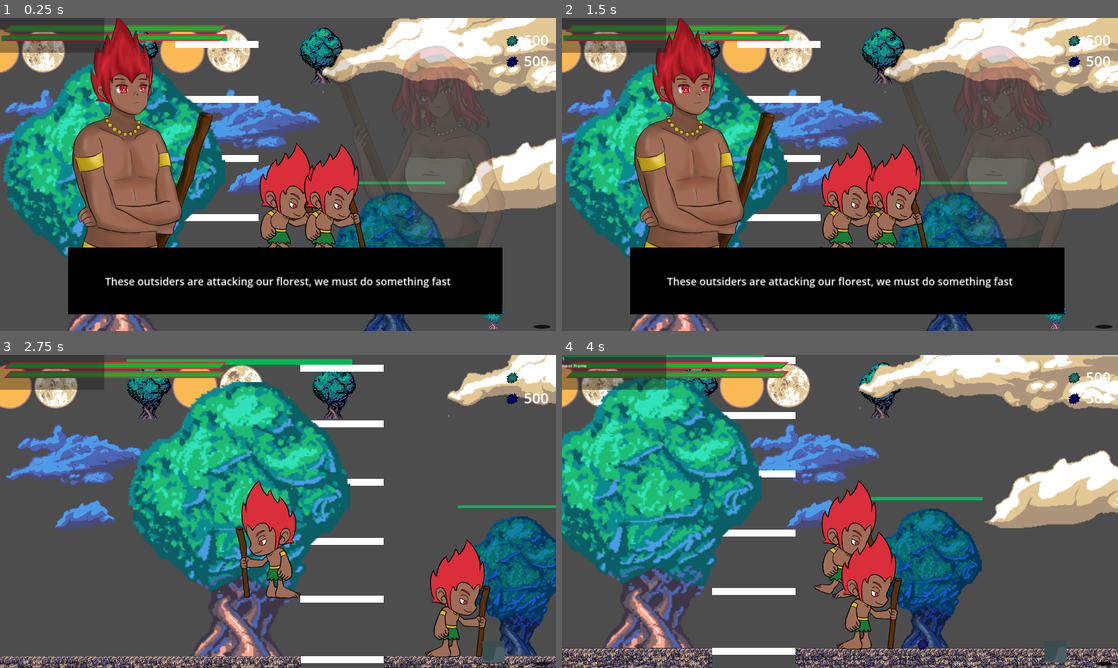
Above: before the commit, frames 1-4 (two rows, left to right).
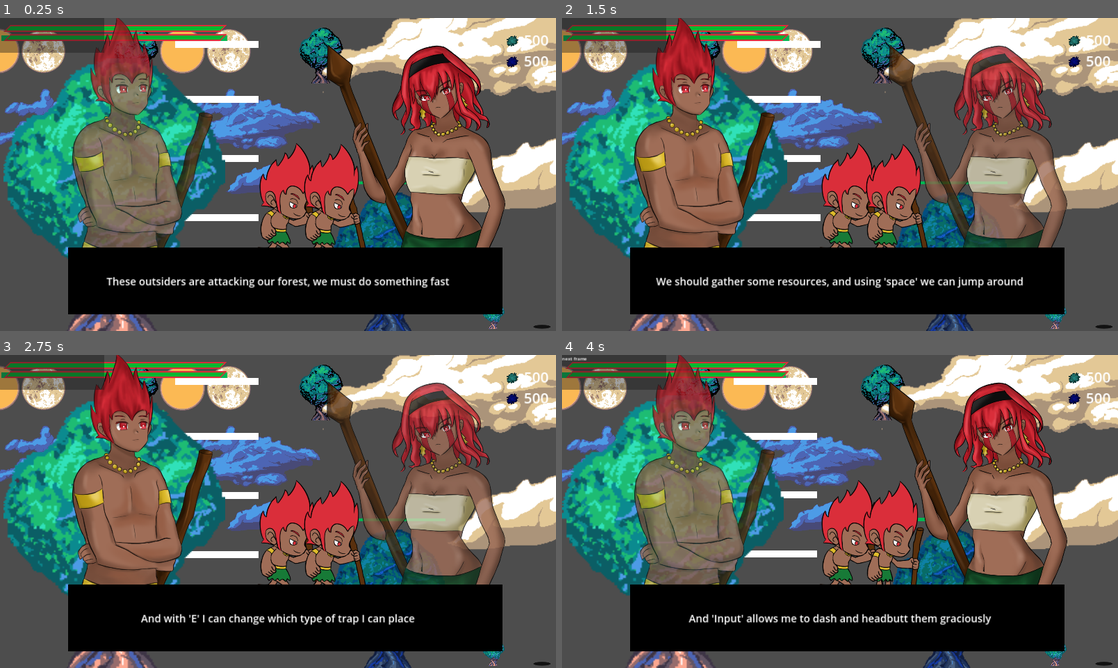
Above: after the commit, the same moments.

Repository: Ikkisoad/Amazon-Guardians
Game: Godot game, scene res://scenes/main.tscn
The game is run twice, just before and just after one commit, with the same random seed, the same clock (stepped at 60 frames per second) and the same inputs. The engine's default icon, where the game draws it, is replaced by a stand-in: a white triangle on a blue panel in a dark square.
Inputs:
- Up to frame 1 (0.25 s): no input
- Up to frame 2 (1.5 s): tap Enter at 0.5 s; hold Space (jump) 0.53-1.28 s; hold D (right) from 0.53 s (still down); tap X (trap) at 0.6 s; tap Escape (reset) at 1.25 s; tap Space (jump) at 1.35 s
- Up to frame 3 (2.75 s): tap Space (jump) at 1.52, 1.82 s; tap X (trap) at 1.55 s; release D (right) at 2.03 s; hold A (left) from 2.03 s (still down); hold Space (jump) from 2.03 s (still down); tap Q (changeSelectedResource) at 2.1 s
- Up to frame 4 (4 s): release A (left) at 2.78 s; release Space (jump) at 2.78 s; hold D (right) from 2.78 s (still down); tap E (changeSelectedTrap) at 2.85 s; tap Space (jump) at 3.02, 3.32 s; tap X (trap) at 3.05 s; hold Space (jump) from 3.53 s (still down); tap N (frameAdvance) at 3.6 s

The runs differ from the first frame. In frame 1, 18% of the frame differs, in the area x 13-91%, y 2-87%; in frame 2, 11%; in frame 3, 79%, in the area x 0-100%, y 0-100%; in frame 4, 68%.

Commit message:
Tutorial

Diff:
--- a/scenes/system/tutorial.gd
+++ b/scenes/system/tutorial.gd
@@ -2,15 +2,55 @@
 @onready var spr_caipora = $CanvasLayer/Control/sprCaipora
 @onready var spr_curupira = $CanvasLayer/Control/sprCurupira
 @onready var tmr_test = $tmrTest
+@onready var label = $CanvasLayer/Control/MC/Label
+
+var step = 0
 
 func _ready():
-	print(spr_caipora.modulate)
-	spr_caipora.modulate = Color(1,1,1,0.2)
+	modulateProfile(spr_curupira, 0.8)
 	get_tree().paused = true
-	tmr_test.start(2)
-
-
+	#tmr_test.start(2)
 
 func _on_tmr_test_timeout():
 	get_tree().paused = false
 	queue_free()
+
+func _input(event):
+	if event.is_action_pressed("jump"):
+		step += 1
+		updateHUD()
+
+func updateHUD():
+	match step:
+		1:
+			label.text = "I know, I could setup some traps to prevent them from hitting our structures"
+			modulateProfile(spr_curupira, 1)
+			modulateProfile(spr_caipora, 0.8)
+		2:
+			label.text = "We should gather some resources, and using 'space' we can jump around"
+		3:
+			label.text = "By pressing 'X' and having enough resources I can setup traps"
+		4:
+			label.text = "The amount of resources we collected is shown on the top right"
+		5:
+			label.text = "And with 'E' I can change which type of trap I can place"
+		6:
+			label.text = "While you setup those traps, let me take care of them personally"
+			modulateProfile(spr_curupira, 0.8)
+			modulateProfile(spr_caipora, 1)
+		7:
+			label.text = "With 'Input' I can let them know who they are dealing with"
+		8:
+			label.text = "And 'Input' allows me to dash and headbutt them graciously"
+		9:
+			label.text = "I can also place structures using 'V'"
+			modulateProfile(spr_curupira, 1)
+			modulateProfile(spr_caipora, 0.8)
+		10:
+			label.text = "Just like with traps, pressing 'Q' I can choose what kind of structure I place on the field"
+		_:
+			get_tree().paused = false
+			queue_free()
+
+func modulateProfile(profile, alpha = 0.2):
+	profile.modulate = Color(1,1,1,alpha)
--- a/scenes/system/tutorial.tscn
+++ b/scenes/system/tutorial.tscn
@@ -33,7 +33,7 @@
 [node name="Label" type="Label" parent="CanvasLayer/Control/MC"]
 z_index = 2
 layout_mode = 2
-text = "These outsiders are attacking our florest, we must do something fast"
+text = "These outsiders are attacking our forest, we must do something fast"
 label_settings = SubResource("LabelSettings_j2wjm")
 horizontal_alignment = 1
 vertical_alignment = 2
Binary file added: Assets/sprites/curupira/curupira_trap_1.png
Not shown, added: Assets/sprites/curupira/curupira_trap_1.png.import
Binary file added: Assets/sprites/curupira/curupira_trap_2.png
Not shown, added: Assets/sprites/curupira/curupira_trap_2.png.import
Binary file added: Assets/sprites/miner/mineiro_ataque_1.png
Not shown, added: Assets/sprites/miner/mineiro_ataque_1.png.import
Binary file added: Assets/sprites/miner/mineiro_parado.png
Not shown, added: Assets/sprites/miner/mineiro_parado.png.import
Binary file added: Assets/sprites/miner/mineiro_walk_1.png
Not shown, added: Assets/sprites/miner/mineiro_walk_1.png.import
Binary file added: Assets/sprites/miner/mineiro_walk_2.png
Not shown, added: Assets/sprites/miner/mineiro_walk_2.png.import
(and 8 more such lines)
